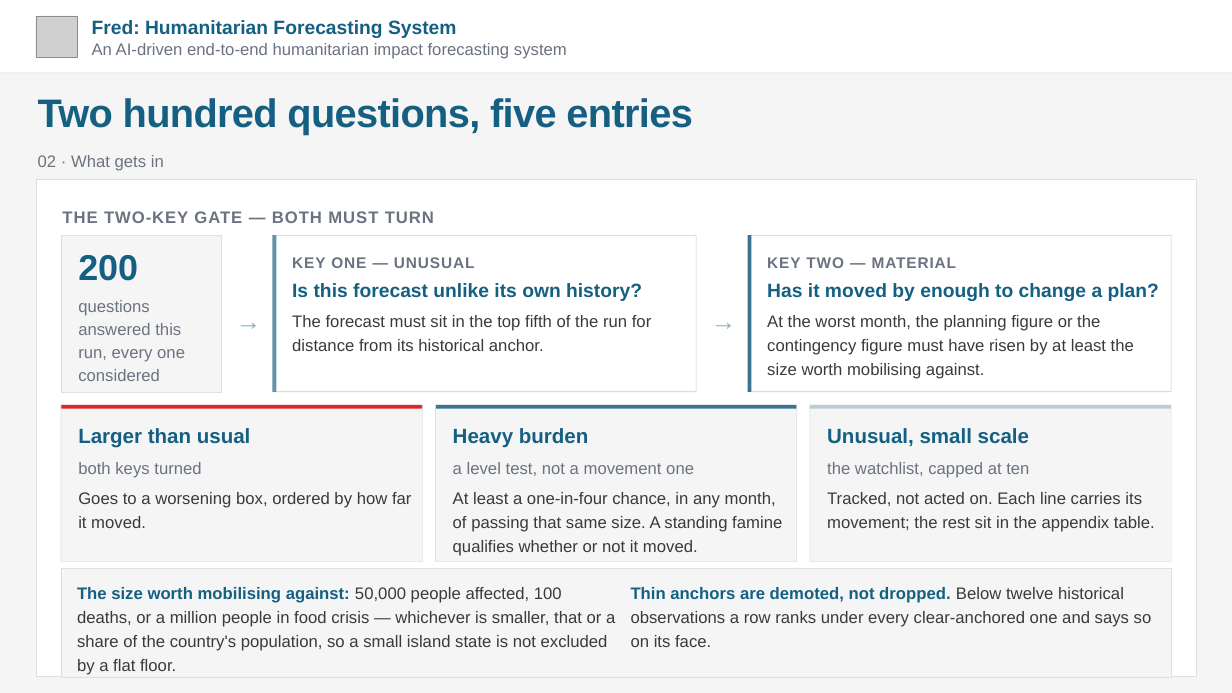
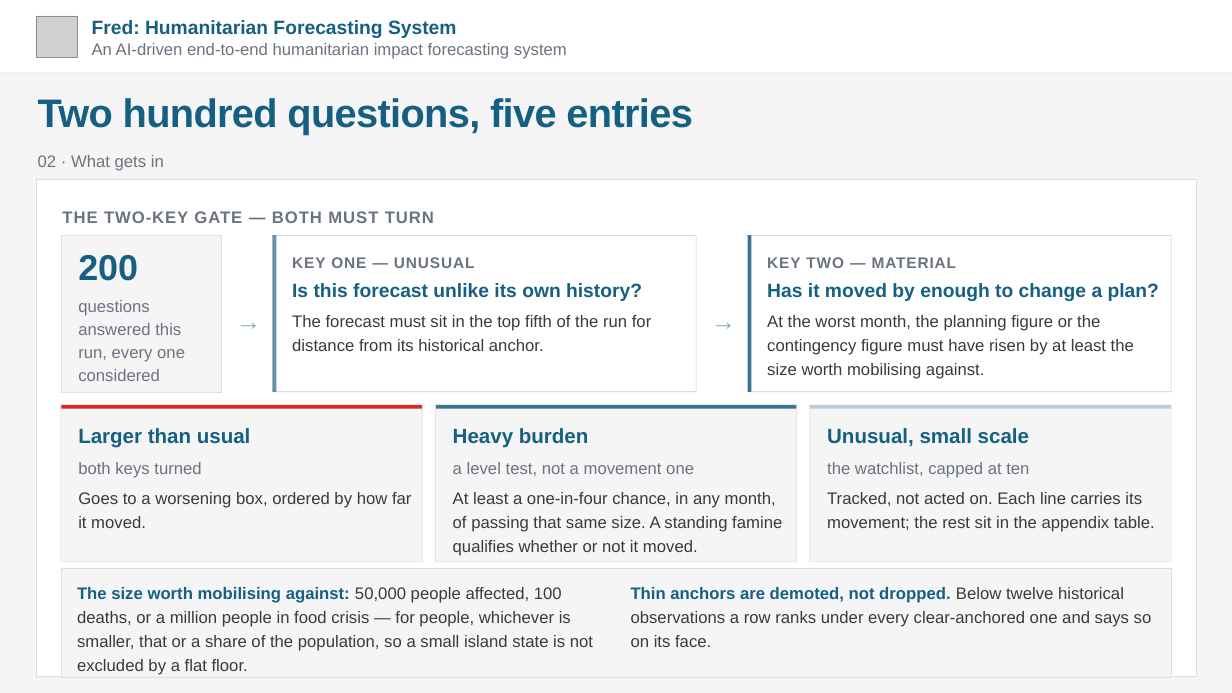
Before and after one commit to kwyjad/Pythia, a slide deck: slide 6 of docs/decks/7_interpreter.pptx. Drawn at 1232x693 pixels with LibreOffice and Linux fonts; fonts in the diff are those of the drawing; grey boxes stand for pictures. Boxes give left, top, right and bottom in pixels: in the first picture for what was removed or moved away, otherwise in the second. Text is boxed around its words. In the diff, an @@ line names an element or a change of style, - is before the commit and + after.

```diff
--- a/docs/decks/7_interpreter.pptx
+++ b/docs/decks/7_interpreter.pptx
@@ text at (77,587,593,675): text changed @@
-The size worth mobilising against: 50,000 people affected, 100 deaths, or a million people in food crisis — whichever is smaller, that or a share of the country's population, so a small island state is not excluded by a flat floor.
+The size worth mobilising against: 50,000 people affected, 100 deaths, or a million people in food crisis — for people, whichever is smaller, that or a share of the population, so a small island state is not excluded by a flat floor.
```
Also in this commit, not shown: 5 other files.
